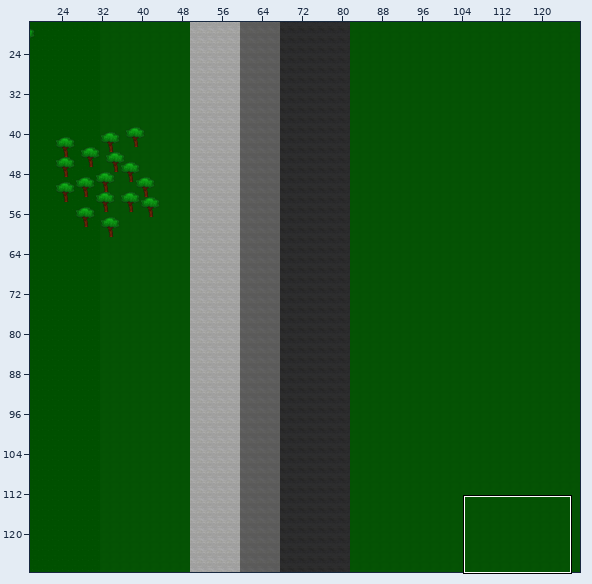
An edit to a level. Tiled map, Im a Map.tmx. Above: a wide view before the commit, with the close-up outlined.
Close-up. Earlier state:
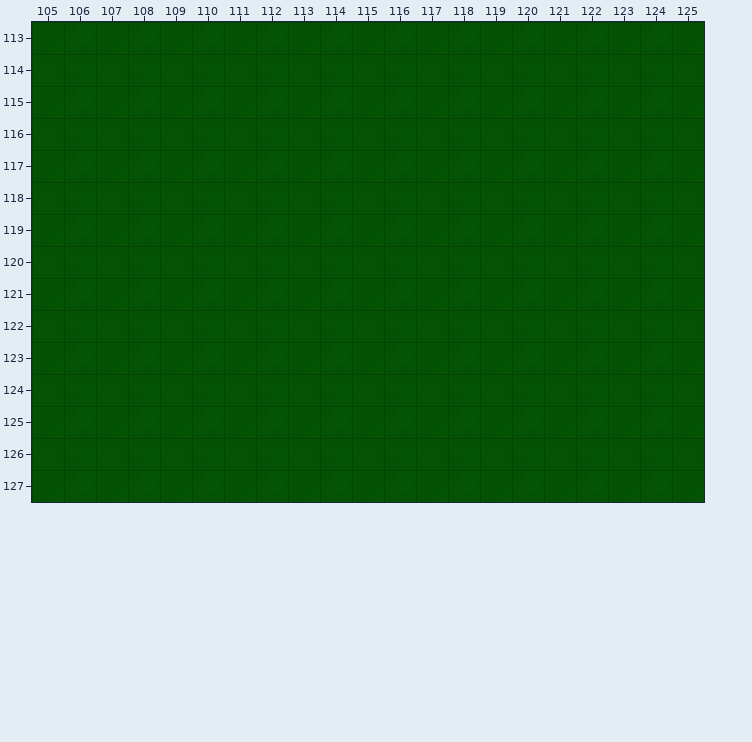
Cells are 32x32 px. Shown: x 105..125, y 113..127. The commit also changed other parts of the map, which this record leaves out.
After the commit:
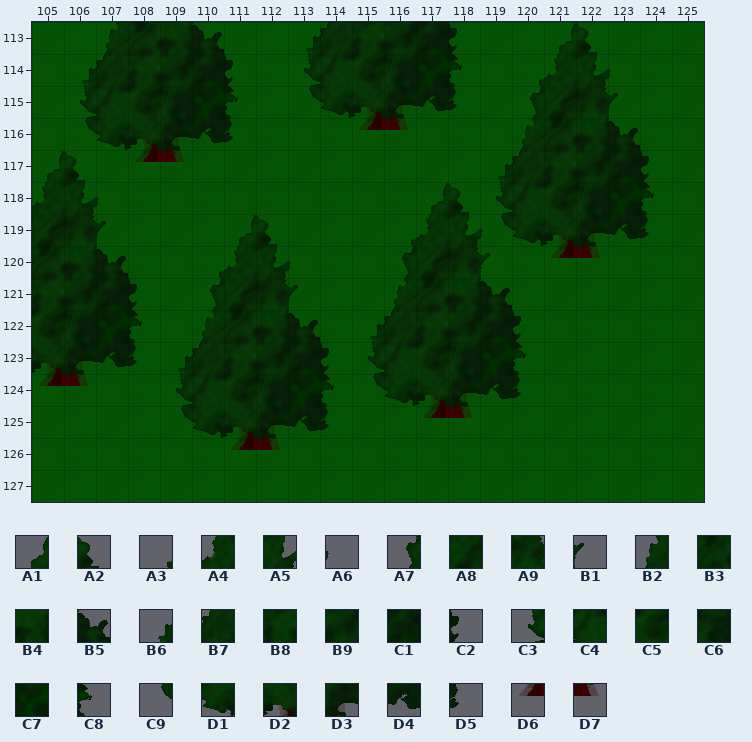
Key: from "Evergreen 1st edit": A1 3, A2 4, A3 10, A4 11, A5 12, A6 13, A7 18, A8 19, A9 20, B1 21, B2 26, B3 27, B4 28, B5 29, B6 33, B7 34, B8 35, B9 36, C1 37, C2 38, C3 41, C4 42, C5 43, C6 44, C7 45, C8 46, C9 49, D1 50, D2 51, D3 52, D4 53, D5 54, D6 59, D7 60.
__ is an empty cell.
Tiles of an added or newly shown layer are drawn over the layers below it.
Diff:
Changed rows in their new state; .. is an unchanged cell.
Layer "Tile Layer 14" (added):
first column x 105:
113 .. .. .. .. .. .. .. .. B6 B7 B8 B9 C1 C2 .. ..
114 .. .. .. .. .. .. .. .. C3 C4 C5 C6 C7 C8 .. ..
115 .. .. .. .. .. .. .. .. C9 D1 D2 D3 D4 D5 .. ..
116 .. .. .. .. .. .. .. .. .. .. D6 D7 .. .. .. ..
117 A1 A2 .. .. .. .. .. .. .. .. .. .. .. .. .. ..
118 A4 A5 A6 .. .. .. .. .. .. .. .. .. A1 A2 .. ..
119 A8 A9 B1 .. .. .. .. .. .. .. .. A3 A4 A5 A6 ..
120 B3 B4 B5 .. .. .. .. .. .. .. .. A7 A8 A9 B1 ..
121 B8 B9 C1 C2 .. .. .. .. .. .. .. B2 B3 B4 B5 ..
122 C5 C6 C7 C8 .. .. .. .. .. .. B6 B7 B8 B9 C1 C2
123 D2 D3 D4 D5 .. .. .. .. .. .. C3 C4 C5 C6 C7 C8
124 D6 D7 .. .. .. .. .. .. .. .. C9 D1 D2 D3 D4 D5
125 .. .. .. .. .. .. .. .. .. .. .. .. D6 D7 .. ..
Layer "Tile Layer 15" (added):
first column x 106:
113 .. B2 B3 B4 B5 .. .. .. .. .. .. .. .. .. .. A1 A2 .. ..
114 B6 B7 B8 B9 C1 C2 .. .. .. .. .. .. .. .. A3 A4 A5 A6 ..
115 C3 C4 C5 C6 C7 C8 .. .. .. .. .. .. .. .. A7 A8 A9 B1 ..
116 C9 D1 D2 D3 D4 D5 .. .. .. .. .. .. .. .. B2 B3 B4 B5 ..
117 .. .. D6 D7 .. .. .. .. .. .. .. .. .. B6 B7 B8 B9 C1 C2
118 .. .. .. .. .. .. .. .. .. .. .. .. .. C3 C4 C5 C6 C7 C8
119 .. .. .. .. .. A1 A2 .. .. .. .. .. .. C9 D1 D2 D3 D4 D5
120 .. .. .. .. A3 A4 A5 A6 .. .. .. .. .. .. .. D6 D7 .. ..
121 .. .. .. .. A7 A8 A9 B1 .. .. .. .. .. .. .. .. .. .. ..
122 .. .. .. .. B2 B3 B4 B5 .. .. .. .. .. .. .. .. .. .. ..
123 .. .. .. B6 B7 B8 B9 C1 C2 .. .. .. .. .. .. .. .. .. ..
124 .. .. .. C3 C4 C5 C6 C7 C8 .. .. .. .. .. .. .. .. .. ..
125 .. .. .. C9 D1 D2 D3 D4 D5 .. .. .. .. .. .. .. .. .. ..
126 .. .. .. .. .. D6 D7 .. .. .. .. .. .. .. .. .. .. .. ..
Where, in picture pixels (left, top, right, bottom), the same in both close-ups:
added: (32, 22, 654, 450)
